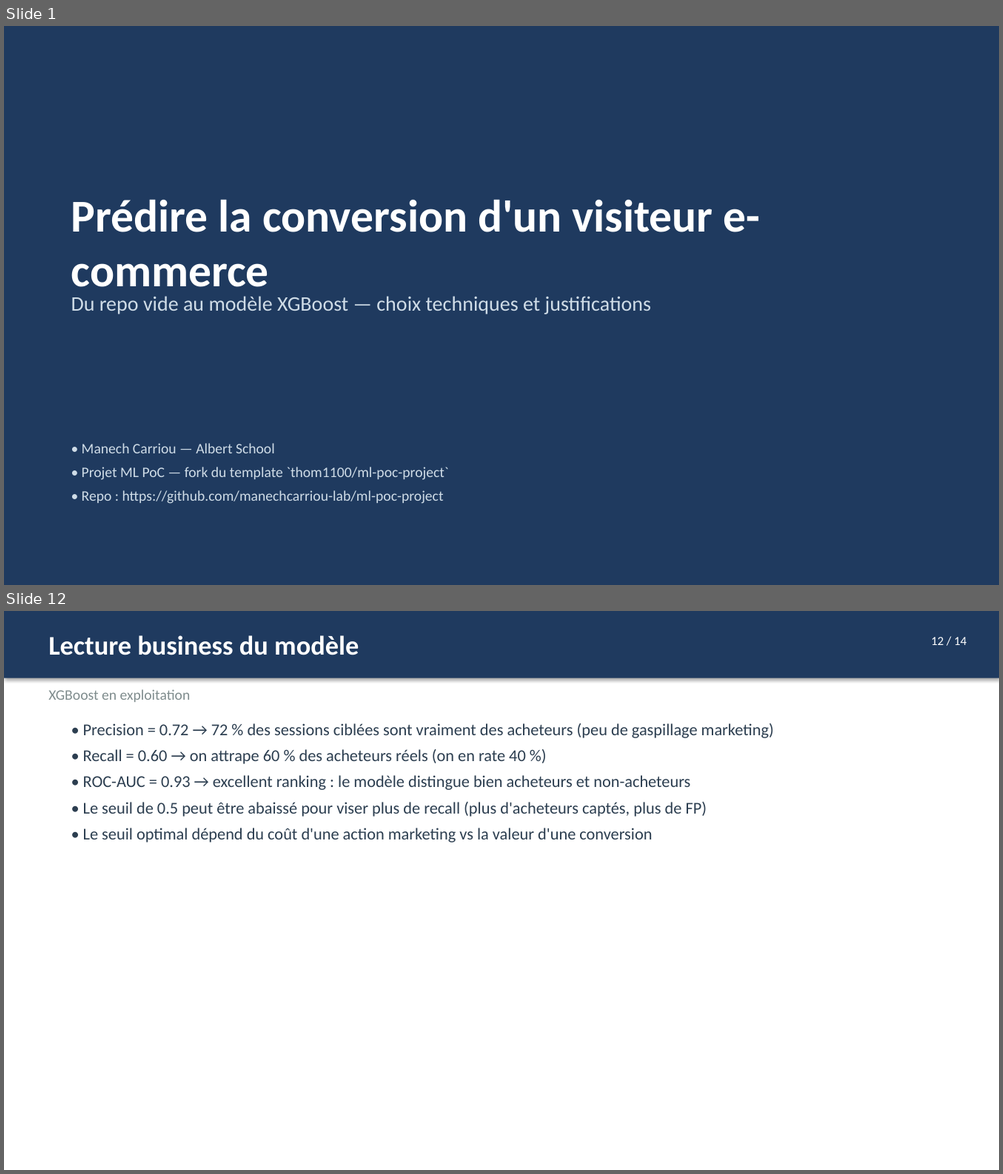
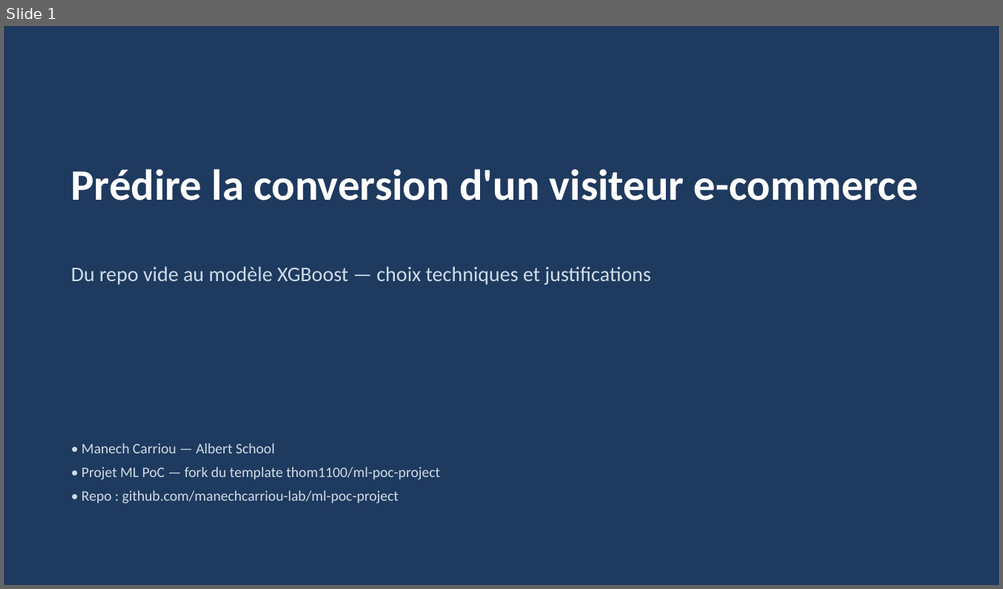
Before and after one commit to manechcarriou-lab/ml-poc-project, a slide deck: deliverables/process_overview.pptx. Shown one above the other, each under a label of ours: slides 1 and 12 before the commit, slide 1 after it; the slides between them are not shown. The pictures are 1003x1174 and 1003x589 pixels, drawn with LibreOffice and Linux fonts; fonts in the diff are those of the drawing. Boxes give left, top, right and bottom in pixels: in the first picture for what was removed or moved away, otherwise in the second. Text is boxed around its words. In the diff, an @@ line names an element or a change of style, - is before the commit and + after.

```diff
--- a/deliverables/process_overview.pptx
+++ b/deliverables/process_overview.pptx
@@ slide 12 removed at [4,611,999,1170], background #FFFFFF @@
@@ rectangle removed at [4,611,999,678] @@
@@ text removed at [48,635,358,655] @@
-Lecture business du modèle
@@ text removed at [930,637,966,645] @@
-12 / 14
@@ text removed at [48,689,190,702] @@
-XGBoost en exploitation
@@ text removed at [83,723,774,843] @@
-• Precision = 0.72 → 72 % des sessions ciblées sont vraiment des acheteurs (peu de gaspillage marketing)
-• Recall = 0.60 → on attrape 60 % des acheteurs réels (on en rate 40 %)
-• ROC-AUC = 0.93 → excellent ranking : le modèle distingue bien acheteurs et non-acheteurs
-• Le seuil de 0.5 peut être abaissé pour viser plus de recall (plus d'acheteurs captés, plus de FP)
-• Le seuil optimal dépend du coût d'une action marketing vs la valeur d'une conversion
@@ slide 1 changed as well @@
@@ text "Prédire la conversion d'un visiteur ...": place and size @@
-text "Prédire la conversion d'un visiteur ..." at [71,199,760,297]
+text "Prédire la conversion d'un visiteur ..." at [71,169,918,201]
@@ text "Prédire la conversion d'un visiteur ..." at [71,169,918,201]: size 44 to 42 pt @@
@@ text "Du repo vide au modèle ...": place and size @@
-text "Du repo vide au modèle ..." at [71,296,651,315]
+text "Du repo vide au modèle ..." at [71,266,651,285]
@@ text at [82,467,440,504]: text changed @@
-• Projet ML PoC — fork du template `thom1100/ml-poc-project`
-• Repo : https://github.com/manechcarriou-lab/ml-poc-project
+• Projet ML PoC — fork du template thom1100/ml-poc-project
+• Repo : github.com/manechcarriou-lab/ml-poc-project
```
Also in this commit, not shown: 7 other slides changed, 8 slides added, 5 other slides removed, 15 other files.
